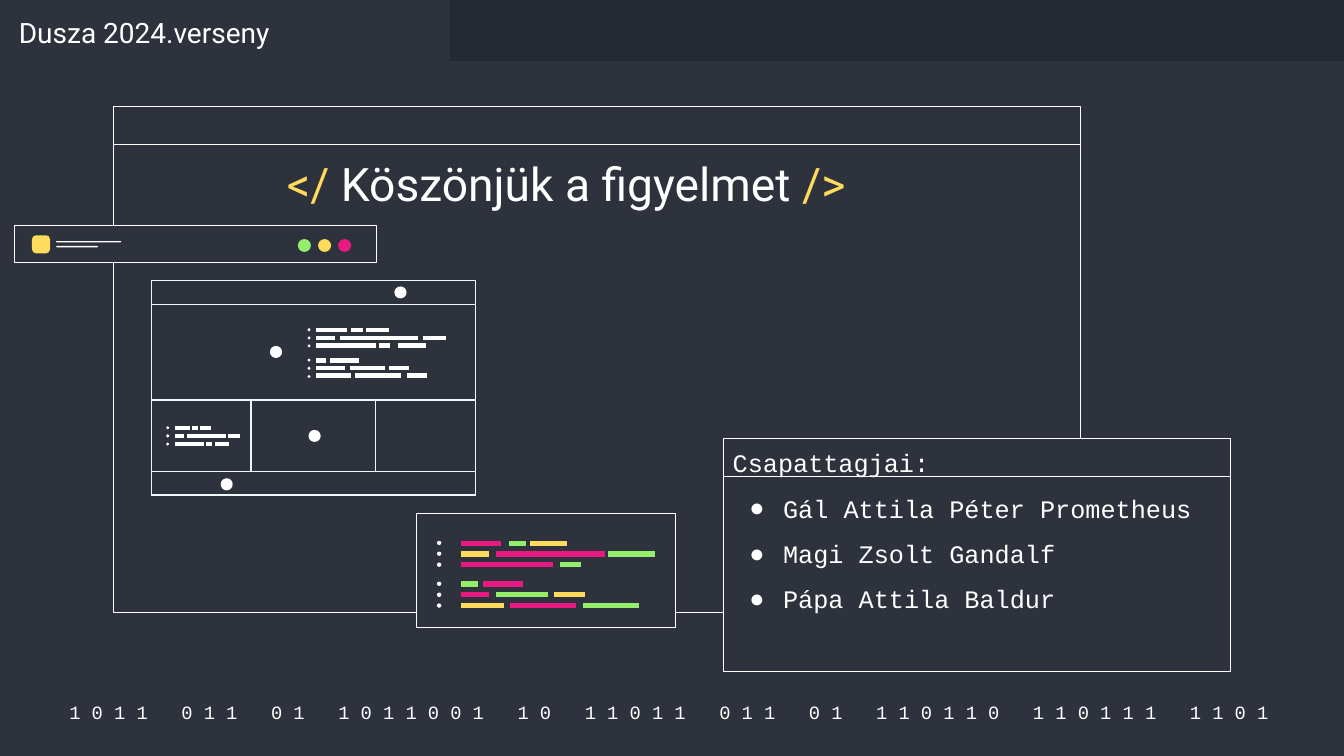
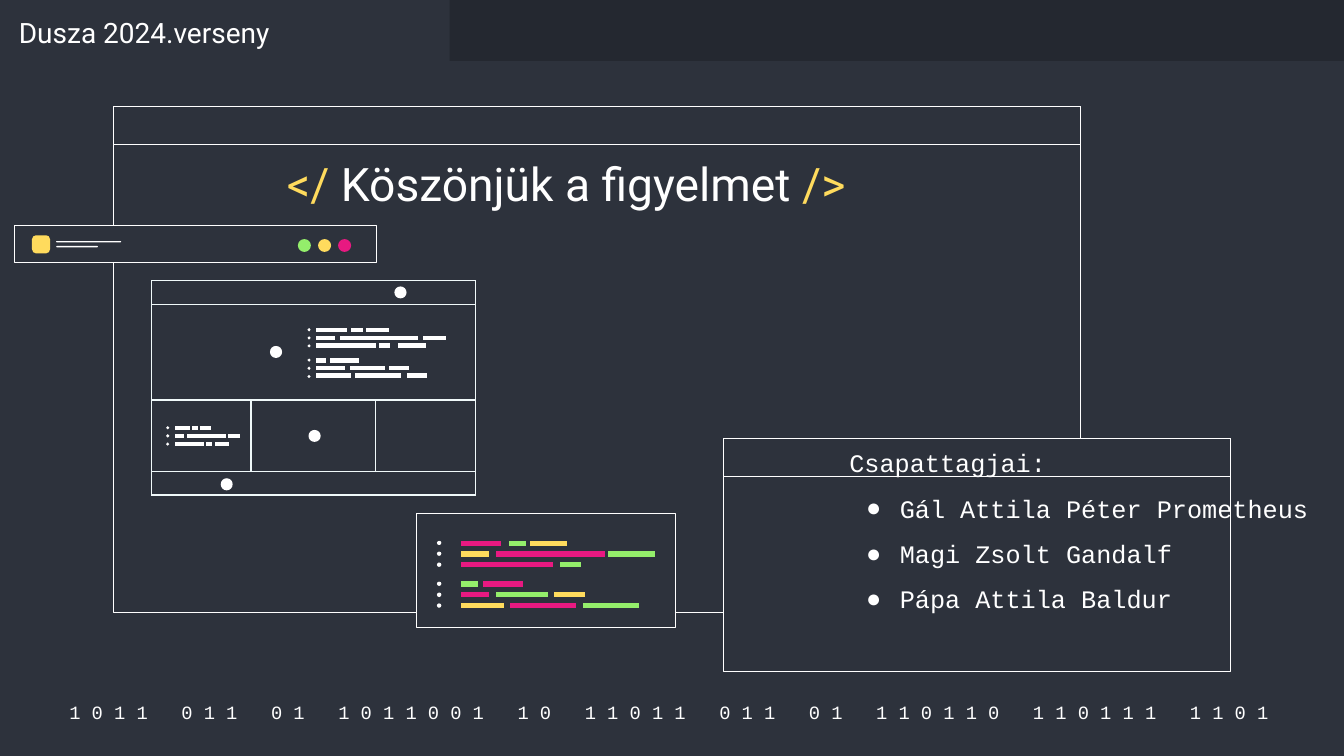
Before and after one commit to Acsilaa/dusza2024-25, a slide deck: slide 15 of Hell yeah ppt.pptx (slide 14 before the commit). Drawn at 1344x756 pixels with LibreOffice and Linux fonts; fonts in the diff are those of the drawing. Boxes give left, top, right and bottom in pixels: in the first picture for what was removed or moved away, otherwise in the second. Text is boxed around its words. In the diff, an @@ line names an element or a change of style, - is before the commit and + after.

```diff
--- a/Hell yeah ppt.pptx
+++ b/Hell yeah ppt.pptx
@@ text "Csapattagjai:": place and size @@
-text "Csapattagjai:" at box(733, 454, 1191, 614)
+text "Csapattagjai:" at box(849, 454, 1308, 614)
```
Also in this commit, not shown: 5 other slides changed, 1 slide added.
